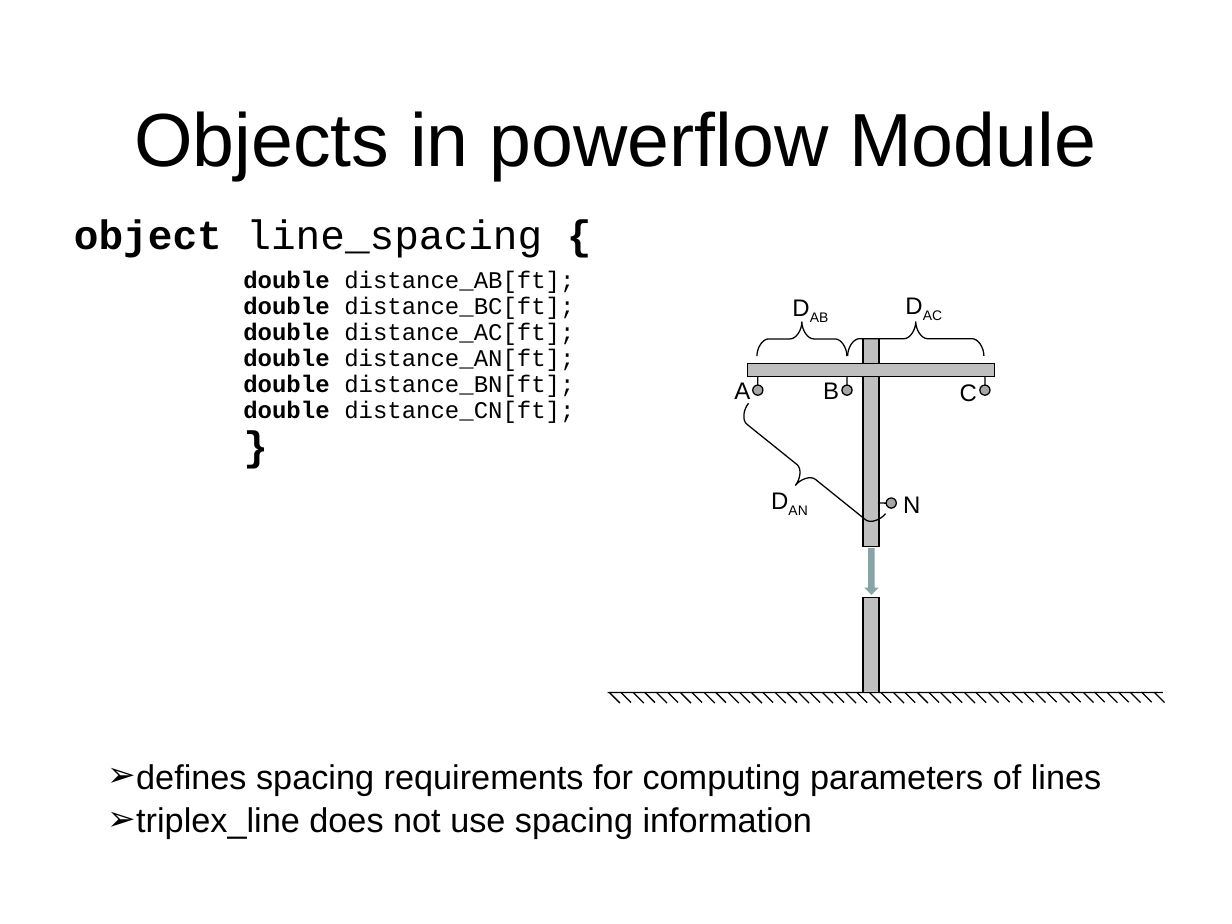
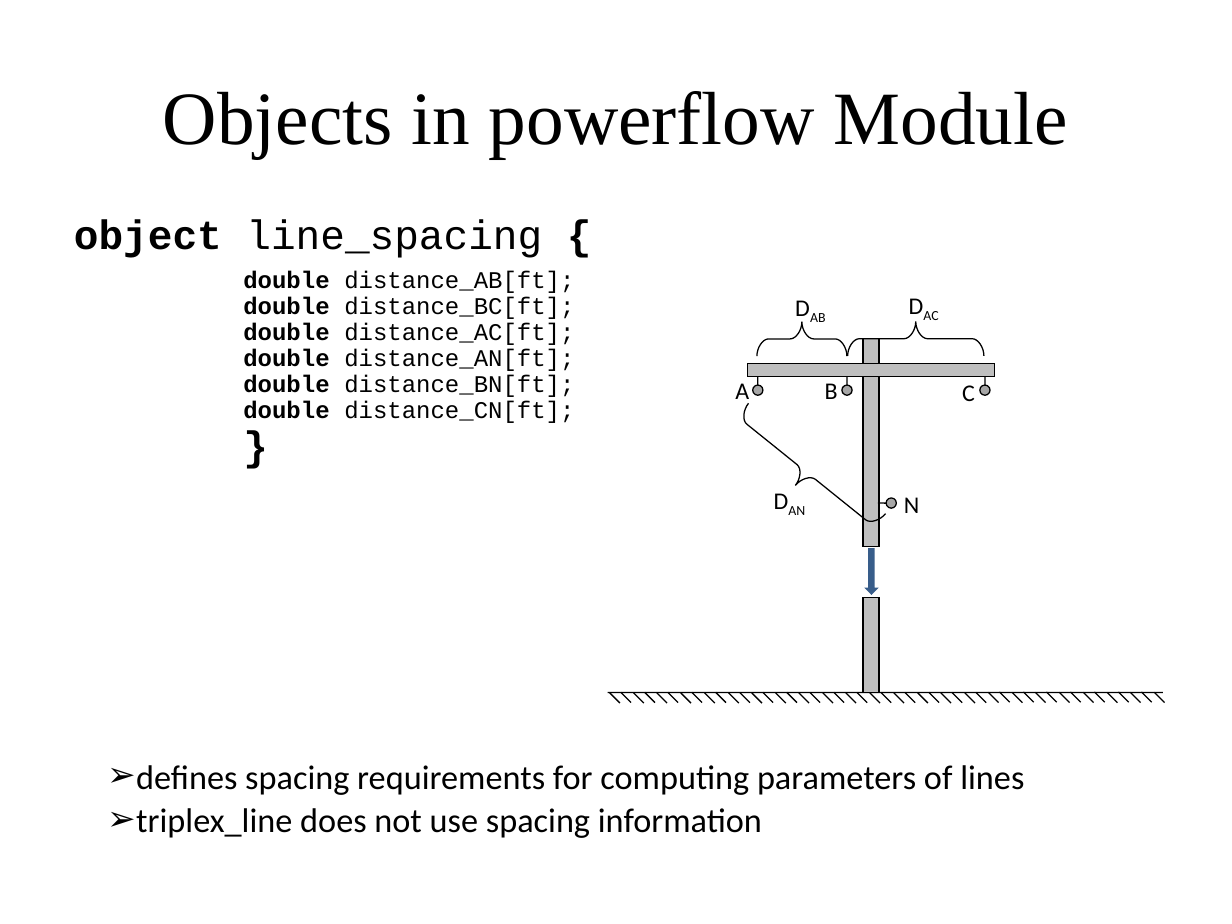
Before and after one commit to gridlab-d/course, a slide deck: slide 65 of FourDayCourse/4.1 - Powerflow Module.ppt (slide 40 before the commit). Drawn at 1232x924 pixels with LibreOffice and Linux fonts; fonts in the diff are those of the drawing; background and template pictures are left out. Boxes give left, top, right and bottom in pixels: in the first picture for what was removed or moved away, otherwise in the second. Text is boxed around its words. In the diff, an @@ line names an element or a change of style, - is before the commit and + after.

```diff
--- a/FourDayCourse/4.1 - Powerflow Module.ppt
+++ b/FourDayCourse/4.1 - Powerflow Module.ppt
@@ title "Objects in powerflow Module": place and size @@
-title "Objects in powerflow Module" at [134, 111, 1096, 180]
+title "Objects in powerflow Module" at [163, 91, 1068, 158]
@@ title "Objects in powerflow Module" at [163, 91, 1068, 158]: font Arial to Times New Roman @@
@@ font Arial to Calibri in 8 elements at [136, 765, 1024, 838], [904, 497, 919, 513], [735, 383, 749, 406], [761, 479, 818, 525], [825, 383, 838, 399], [962, 385, 975, 401], [784, 286, 838, 331], [897, 285, 951, 330] @@
@@ down arrow at [869, 549, 875, 593]: fill #BBE0E3 to #4F81BD; outline #89A4A7 2.01 pt to #385D8A 2.01 pt @@
```
Also in this commit, not shown: 62 other slides changed, 17 slides added, 9 slides removed.
